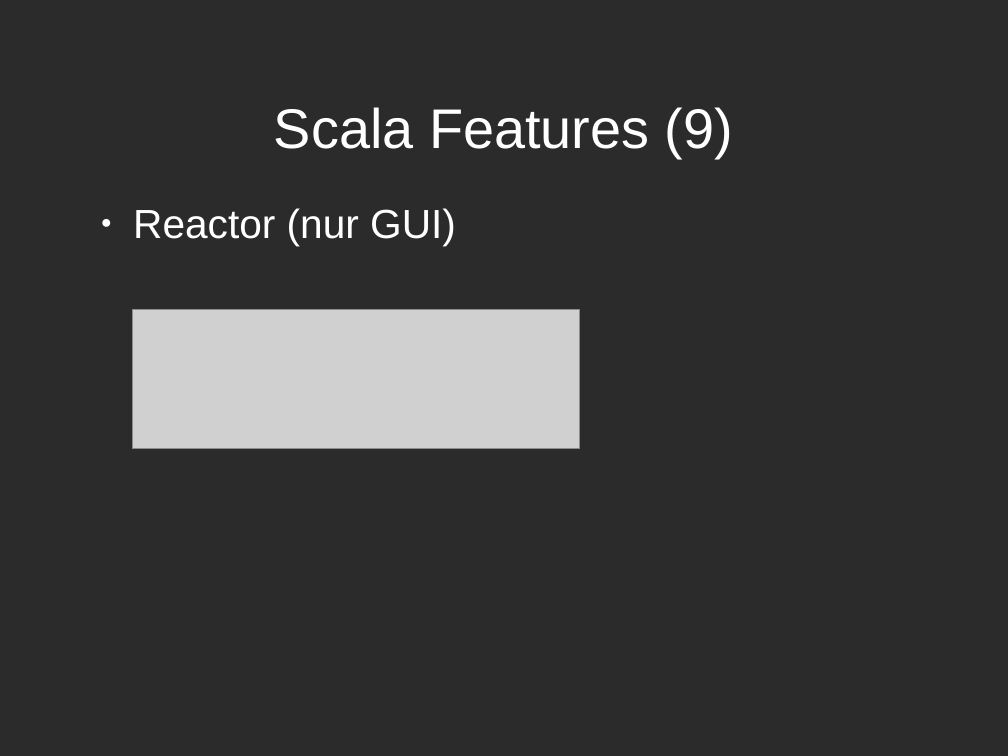
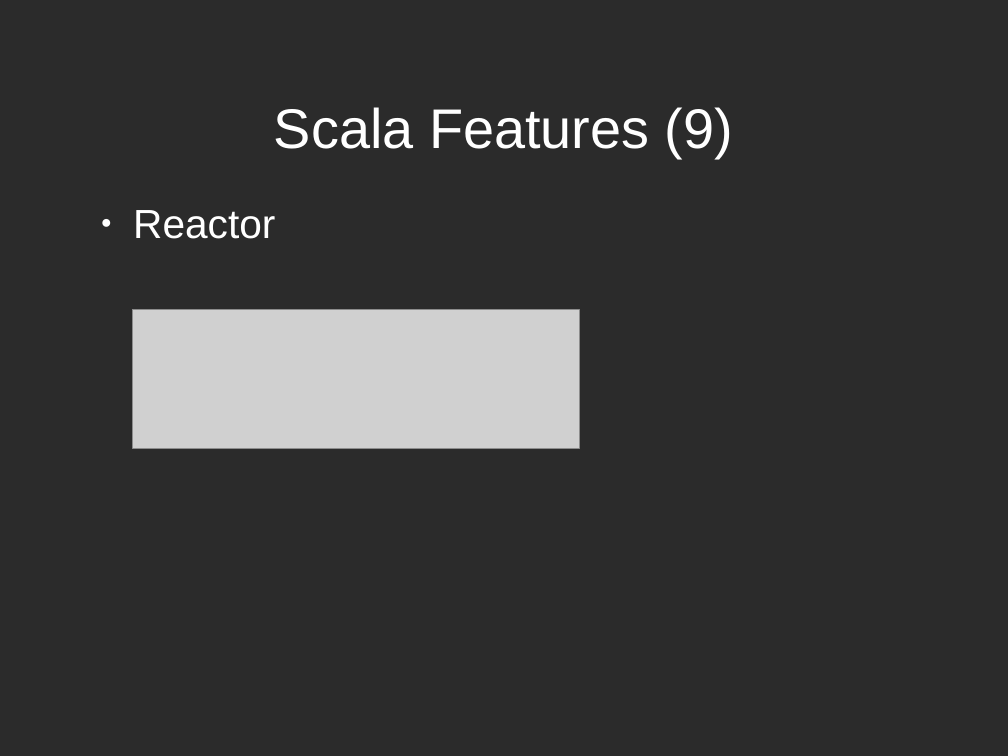
Before and after one commit to Jaykhum/dicewar, a slide deck: slide 17 of doc/Dicewars.odp. Drawn at 1008x756 pixels with LibreOffice and Linux fonts; fonts in the diff are those of the drawing; grey boxes stand for pictures; background and template pictures are left out; a plain dark background stands for a picture behind light text. Boxes give left, top, right and bottom in pixels: in the first picture for what was removed or moved away, otherwise in the second. Text is boxed around its words. In the diff, an @@ line names an element or a change of style, - is before the commit and + after.

```diff
--- a/doc/Dicewars.odp
+++ b/doc/Dicewars.odp
@@ text at [133,210,275,239]: text changed @@
-● Reactor (nur GUI)
+● Reactor
```
Also in this commit, not shown: 3 other slides changed, 2 other files.
